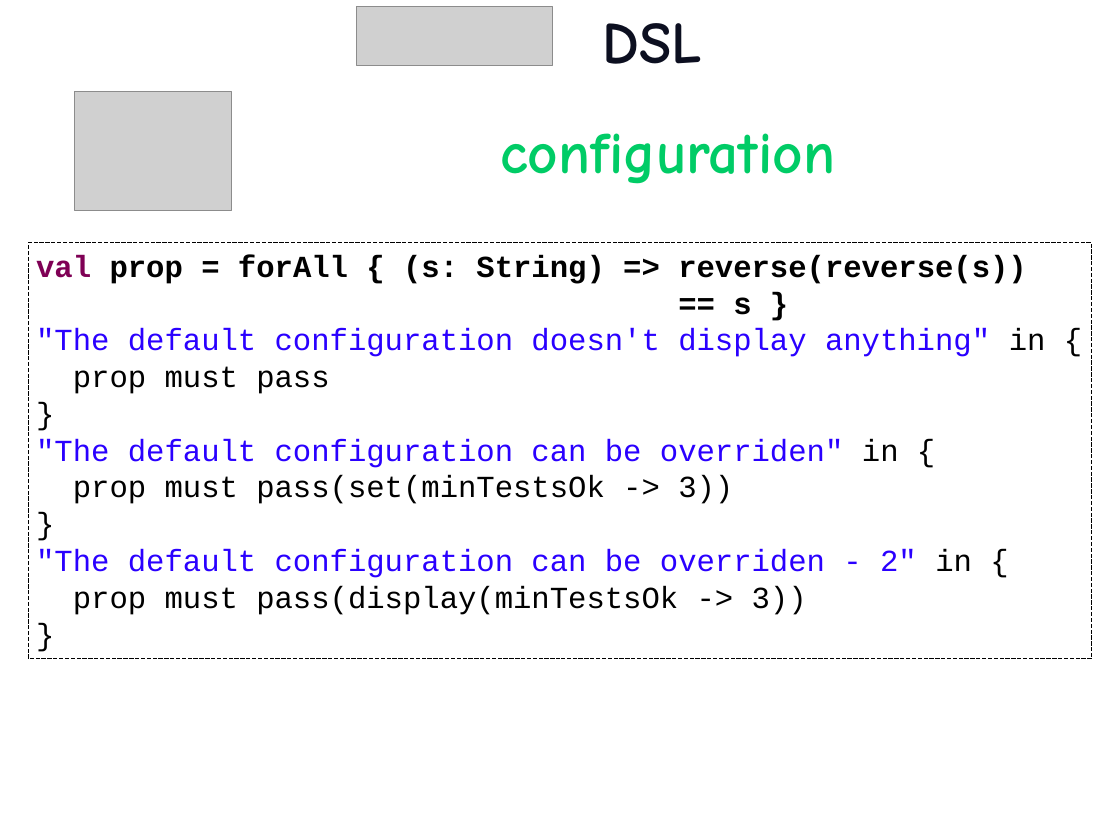
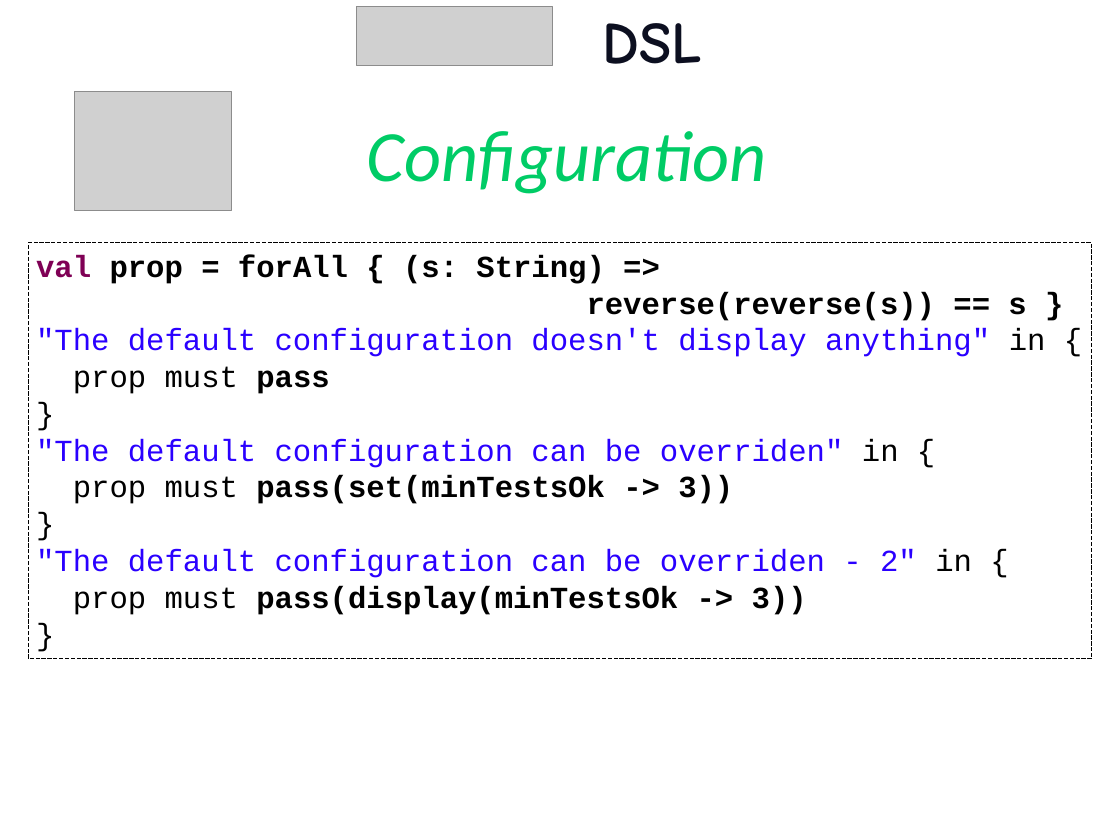
Before and after one commit to etorreborre/oscon-2010, a slide deck: slide 37 of src/main/resources/oscon_2010_specs.pptx (slide 35 before the commit). Drawn at 1120x840 pixels with LibreOffice and Linux fonts; fonts in the diff are those of the drawing; grey boxes stand for pictures; background and template pictures are left out. Boxes give left, top, right and bottom in pixels: in the first picture for what was removed or moved away, otherwise in the second. Text is boxed around its words. In the diff, an @@ line names an element or a change of style, - is before the commit and + after.

```diff
--- a/src/main/resources/oscon_2010_specs.pptx
+++ b/src/main/resources/oscon_2010_specs.pptx
@@ text at (367, 131, 767, 194): text changed; size 54 to 66 pt; font Comic Neue to Calibri; bold off; italic on @@
-configuration
+Configuration
@@ text in rectangle at (36, 255, 1026, 321): spaces changed @@
-val prop = forAll { (s: String) => reverse(reverse(s))
-== s }
+val prop = forAll { (s: String) =>
+reverse(reverse(s)) == s }
@@ text in rectangle at (73, 366, 807, 615): bold on in "pass", "pass(set(minTestsOk -> 3))", "pass(display(minTestsOk -> 3))" @@
```
Also in this commit, not shown: 37 other slides changed, 3 slides added, 1 slide removed.
